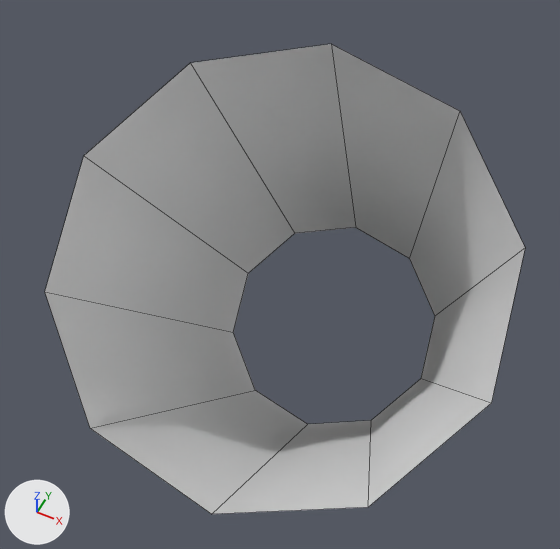
An edit to the FBX model unity/Assets/Art/Models/Nezumi_Limb1L.fbx, drawn before and after from the same camera.
Rendered twice from a 50 mm camera at (0.088, -0.171, 0.213) aimed at (-0.029, 0.063, -0.079). The axes (+X, +Y, +Z) are drawn at lower left. The lights are the same throughout. The picture after the commit comes second. Mesh edges are drawn as thin lines. Where no turn or scale is listed for an object, it has been applied to the vertices.

The first picture shows 'Nezumi_Limb1L'.
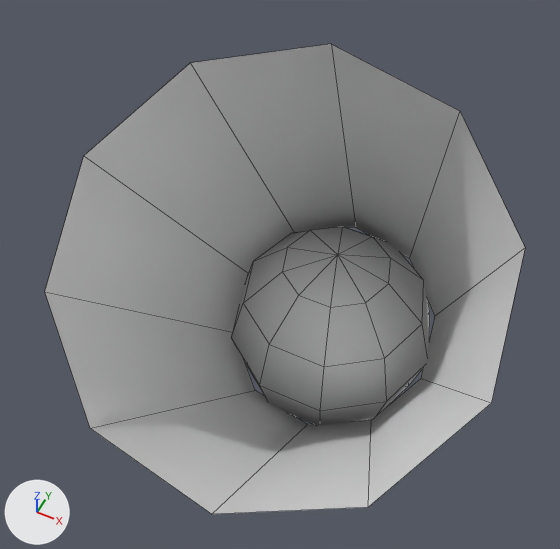
The change, as a diff of the scene's bpy script:
```diff
--- a/unity/Assets/Art/Models/Nezumi_Limb1L.fbx.py
+++ b/unity/Assets/Art/Models/Nezumi_Limb1L.fbx.py
@@ me_nezumi_limb1l @@
 # used by ob_nezumi_limb1l; location = (0.0, 0.0, 0.0)
-me_nezumi_limb1l.from_pydata(...)  # 20 vertices, 10 faces; spans x -0.088..0.088, y -0.074..0.173, z -0.216..0.05
+me_nezumi_limb1l.from_pydata(...)  # 72 vertices, 70 faces; spans x -0.088..0.088, y -0.074..0.182, z -0.245..0.05
+# me_nezumi_limb1l part 1: a new loose piece, a UV sphere (10 segments, 6 rings, poles along z) spanning x -0.085..0.045, y 0.058..0.182, z -0.245..-0.115, in mat_vertexcolor (white #e7e7e7)
 me_nezumi_limb1l.materials.append(mat_vertexcolor)
```

Pixel boxes (x1, y1, x2, y2) of what changed, in the pictures (560 x 549 px):
part 1 of me_nezumi_limb1l, added
    after: (231, 227, 430, 425)
